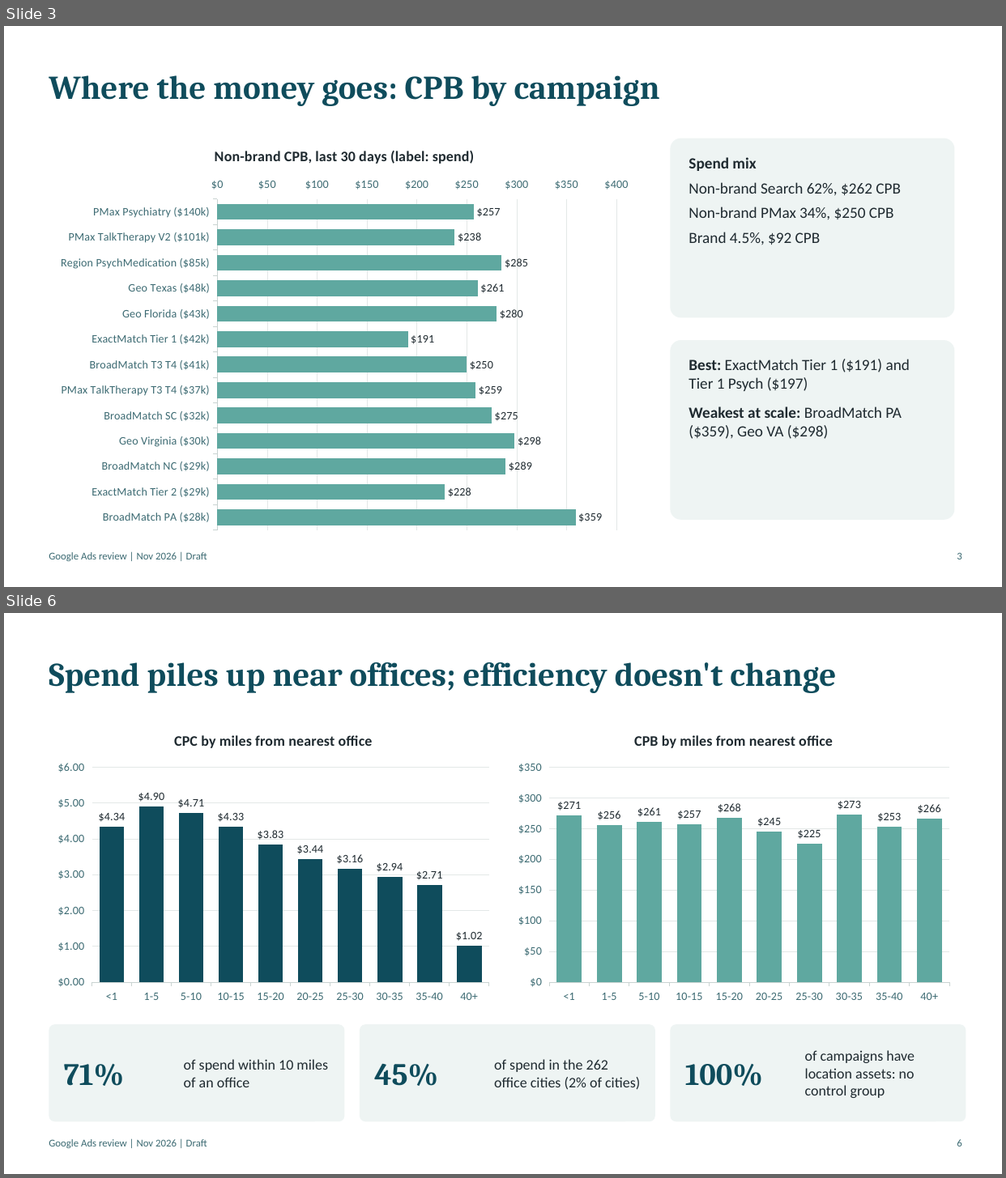
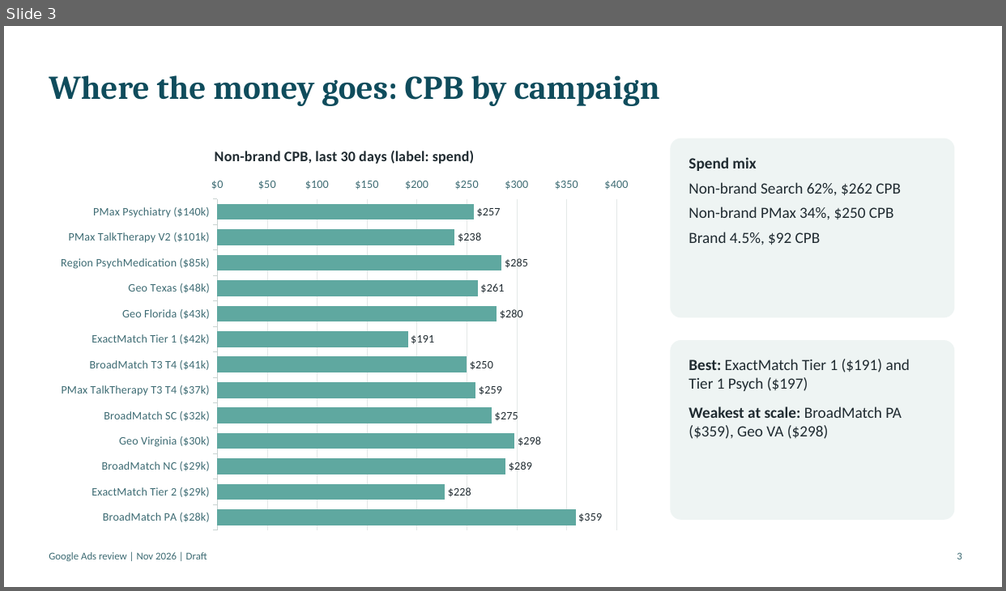
Before and after one commit to tomroberts-thriveworks/paid-media-hub, a slide deck: docs/audit/google-ads-review-nov-2026.pptx. Shown one above the other, each under a label of ours: slides 3 and 6 before the commit, slide 3 after it; the slides between them are not shown. The pictures are 1006x1178 and 1006x591 pixels, drawn with LibreOffice and Linux fonts; fonts in the diff are those of the drawing. Boxes give left, top, right and bottom in pixels: in the first picture for what was removed or moved away, otherwise in the second. Text is boxed around its words. In the diff, an @@ line names an element or a change of style, - is before the commit and + after.

```diff
--- a/docs/audit/google-ads-review-nov-2026.pptx
+++ b/docs/audit/google-ads-review-nov-2026.pptx
@@ slide 6 removed at [4, 613, 1002, 1174], background #FFFFFF @@
@@ text removed at [49, 662, 836, 693] @@
-Spend piles up near offices; efficiency doesn't change
@@ column chart removed at [49, 717, 498, 1010] @@
-title "CPC by miles from nearest office"
-categories: <1, 1-5, 5-10, 10-15, 15-20, 20-25, 25-30, 30-35, 35-40, 40+
-Series 1: 4.34, 4.9, 4.71, 4.33, 3.83, 3.44, 3.16, 2.94, 2.71, 1.02
@@ column chart removed at [509, 717, 958, 1010] @@
-title "CPB by miles from nearest office"
-categories: <1, 1-5, 5-10, 10-15, 15-20, 20-25, 25-30, 30-35, 35-40, 40+
-Series 1: 271, 256, 261, 257, 268, 245, 225, 273, 253, 266
@@ rounded rectangle removed at [49, 1024, 345, 1122] @@
@@ rounded rectangle removed at [360, 1024, 655, 1122] @@
@@ rounded rectangle removed at [671, 1024, 966, 1122] @@
@@ text removed at [64, 1064, 124, 1086] @@
-71%
@@ text removed at [184, 1059, 328, 1088] @@
-of spend within 10 miles of an office
@@ text removed at [374, 1063, 438, 1086] @@
-45%
@@ text removed at [494, 1059, 640, 1090] @@
-of spend in the 262 office cities (2% of cities)
@@ text removed at [685, 1064, 763, 1086] @@
-100%
@@ text removed at [805, 1050, 914, 1098] @@
-of campaigns have location assets: no control group
@@ text removed at [49, 1139, 207, 1148] @@
-Google Ads review | Nov 2026 | Draft
@@ text removed at [957, 1139, 961, 1147] @@
-6
```
Also in this commit, not shown: 6 slides changed, 8 slides added, 5 other slides removed, 2 other files.
